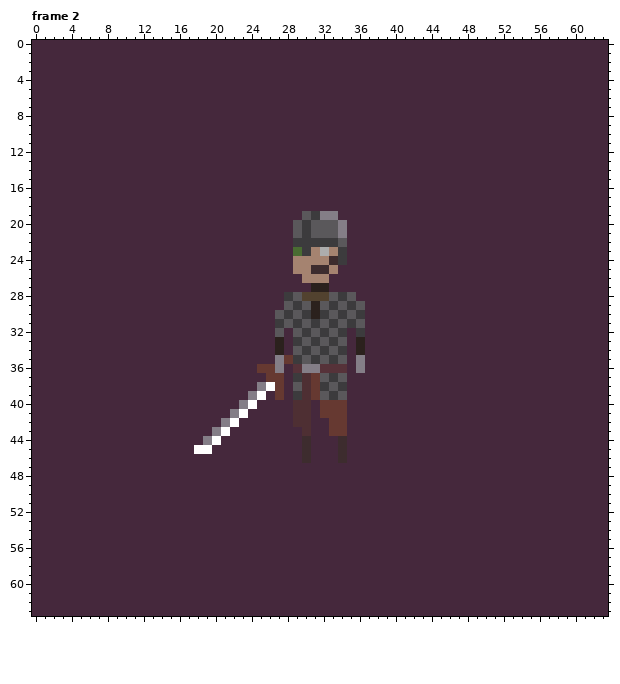
One commit to this pixel-art file: assets/aseprite/human_downscale_idle.ase. This is how it looked before the edit.
64x64 pixels, 4 frames. Colours within 5 levels of each other are drawn and written as one. Shown: frame 2. The commit also changed other frames, which this record leaves out.
The same view after the edit:
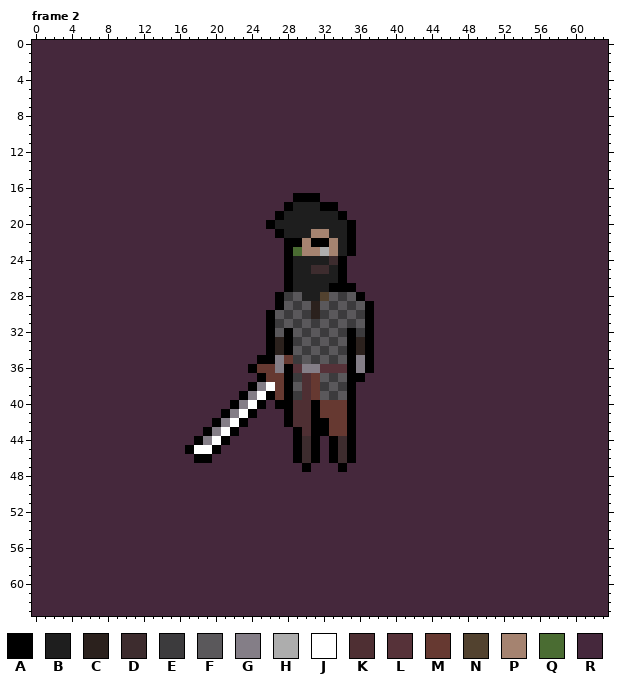
Palette (. is transparent): A #000000  B #1e1e1e  C #2b211d  D #3d2c2e  E #3c3b3d  F #5a585b  G #847e87  H #adadad  J #ffffff  K #4e2f33  L #563239  M #663931  N #52422f  P #a58370  Q #4a6c32  R #45283c
From old to new:
layer "bg/outline" now shown
layer "head/facial_hair/facial_hair_0" now shown
layer "head/hair/hair_1" now shown
layer "head/headwear/steel_cap" now hidden
Frame 2:
The edit turns colour E into colour A in row 22 at x 29 and 31 to 32; in row 24 at x 34.
The edit turns colour R into colour A in row 17 at x 29 to 31; in row 18 at x 28 and 32 to 33; in row 19 at x 27 and 34; in row 20 at x 26 and 35; in row 21 at x 27 and 35; in rows 22 to 23 at x 28 and 35.
The edit turns colour R into colour A in row 24 at x 28; in rows 25 to 26 at x 28 and 34; in row 27 at x 28 and 33 to 35; in row 28 at x 27 and 36; in row 29 at x 27 and 37; in rows 30 to 31 at x 26 and 37.
The edit turns colour R into colour A in rows 32 to 34 at x 26, 28, 35 and 37; in row 35 at x 25 to 26, 35 and 37; in row 36 at x 24, 28, 35 and 37; in row 37 at x 25, 28 and 35 to 36; in row 38 at x 24, 28 and 35; in row 39 at x 23, 26, 28 and 35.
The edit turns colour R into colour A in row 40 at x 22, 25, 27 to 28, 31 and 35; in row 41 at x 21, 24, 28, 31 and 35; in row 42 at x 20, 23, 28, 31 to 32 and 35; in row 43 at x 19, 22, 29, 31 to 32 and 35; in row 44 at x 18, 21, 29, 31, 33 and 35; in row 45 at x 17, 20, 29, 31, 33 and 35.
The edit turns colour R into colour A in row 46 at x 18 to 19, 29, 31, 33 and 35; in row 47 at x 30 and 34.
The edit turns colour C into colour B in row 27 at x 31 to 32.
The edit turns colour E into colour B in row 19 at x 31; in rows 20 to 21 at x 30; in row 23 at x 34.
The edit turns colour F into colour B in row 19 at x 30; in row 20 at x 29 and 31 to 33; in row 21 at x 29 and 33; in row 22 at x 34.
The edit turns colour G into colour B in row 19 at x 32 to 33; in rows 20 to 21 at x 34.
The edit turns colour N into colour B in row 28 at x 30 to 31.
The edit turns colour P into colour B in row 24 at x 29 to 32; in row 25 at x 29 to 30 and 33; in row 26 at x 30 to 32.
The edit turns colour R into colour B in row 18 at x 29 to 31; in row 19 at x 28 to 29; in row 20 at x 27 to 28; in row 21 at x 28; in row 26 at x 29 and 33; in row 27 at x 29 to 30.
The edit turns colour E into colour P in row 22 at x 30 and 33; in row 23 at x 30.
The edit turns colour F into colour P in row 21 at x 31 to 32.
